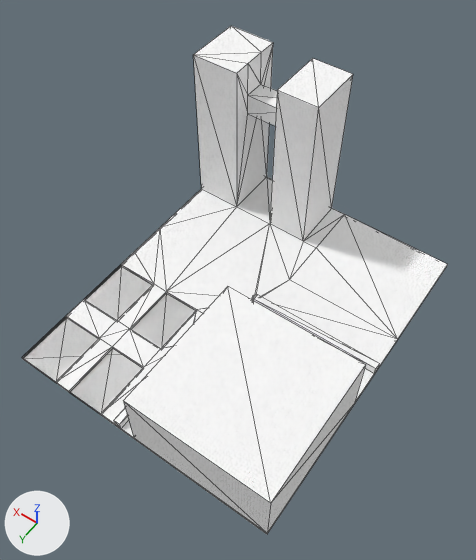
One commit to the OBJ model Incoming - Chapter 2/Assets/Art/Level/Prorotype.obj: the scene before it, then after it.
One viewpoint serves both versions: a 50 mm camera at (-127.5, 152.8, 193.2) aimed at (-51.7, 46.6, 26.4). Lighting does not change. The marker at lower left points along +X, +Y and +Z. Mesh edges are drawn as thin lines. Where no turn or scale is listed for an object, it has been applied to the vertices.

Names of what the first picture shows: 'Prorotype'.
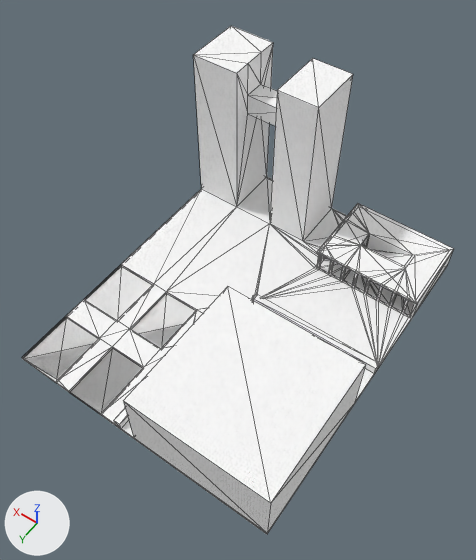
Where the change shows, as pixel boxes [x1, y1, x2, y2] in the pictures (476 x 560 px):
'Prorotype', reshaped: before [22, 26, 448, 534]; after [22, 26, 454, 534]
part 1 of me_prorotype, built on: before [24, 189, 448, 518]; after [24, 189, 454, 518]

What the commit changed:
me_prorotype is used by ob_prorotype; location (0.0, 0.0, 0.0).
me_prorotype had 138 vertices, 277 faces and spanned x -100.0..0.0, y -21.5..100.0, z 0.0..63.8.
me_prorotype now has 267 vertices, 591 faces and spans x -100.0..0.0, y -21.5..100.0, z 0.0..63.8.
Part 1, on me_prorotype:
8 vertices are removed from x -100.0..0.0, y -21.5..42.4, z 0.0..1.0.
37 faces are deleted.
1 vertex moves from x -16.0, y 100.0, z 1.0 to x -16.0, y 99.0, z 1.0.
81 vertices are added at x -100.0..-60.0, y -21.5..9.0, z 1.0..10.0.
56 new vertices lie (0.0, 0.0, 8.5) away from vertices in x -100.0..-60.0, y -20.5..9.0, z 1.0.
351 new faces join them.
